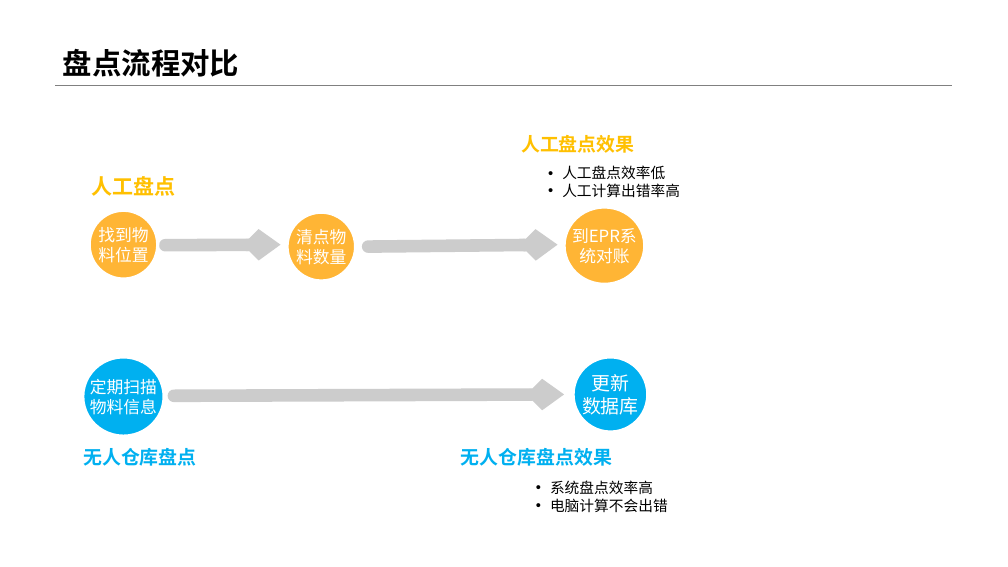
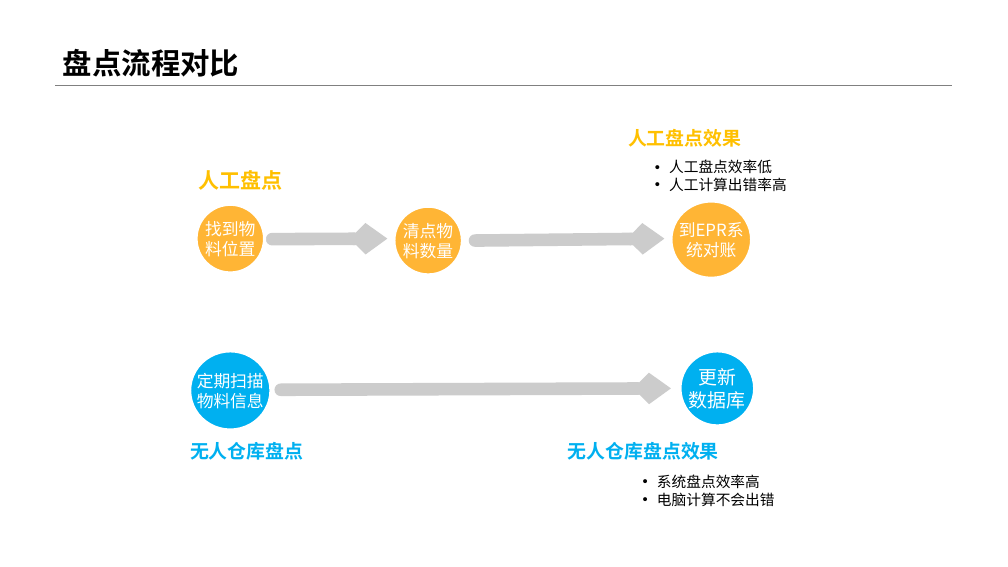
Before and after one commit to Samsuik686/UW, a slide deck: slide 22 of Document/产品发布/产品介绍/UW无人仓库宣传.pptx. Drawn at 1008x567 pixels with LibreOffice and Linux fonts; fonts in the diff are those of the drawing; background and template pictures are left out. Boxes give left, top, right and bottom in pixels: in the first picture for what was removed or moved away, otherwise in the second. Text is boxed around its words. In the diff, an @@ line names an element or a change of style, - is before the commit and + after.

```diff
--- a/Document/产品发布/产品介绍/UW无人仓库宣传.pptx
+++ b/Document/产品发布/产品介绍/UW无人仓库宣传.pptx
@@ 6 texts, 5 ellipses, 3 arrows: place and size @@
-6 texts, 5 ellipses, 3 arrows at bbox=[83, 135, 680, 512]
+6 texts, 5 ellipses, 3 arrows at bbox=[190, 129, 787, 506]
```
Also in this commit, not shown: 6 other slides changed.
